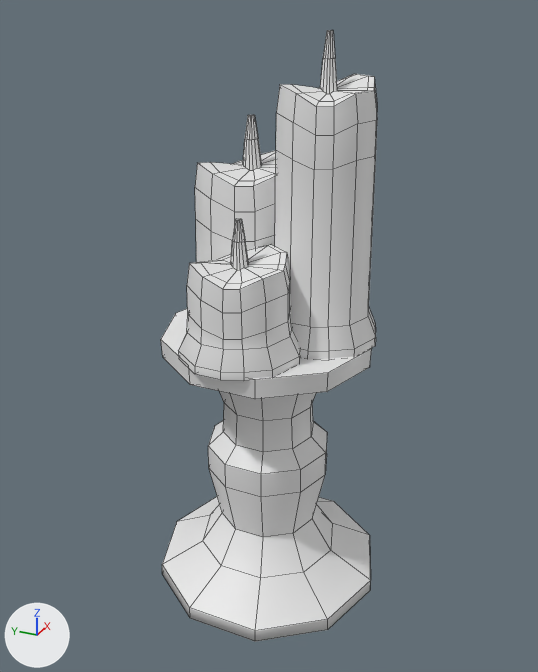
A saved change to the FBX model Assets/Art/Meshes/CandleHolder.fbx.
Camera for both pictures: a 50 mm camera at (-1.476, -0.671, 1.031) aimed at (0.0, -0.007, 0.293). Lighting does not change. The marker at lower left points along +X, +Y and +Z. Mesh edges are drawn as thin lines. Materials are left out; every surface is plain grey. Where no turn or scale is listed for an object, it has been applied to the vertices.

Objects in the first picture: 'CandleHolder'.
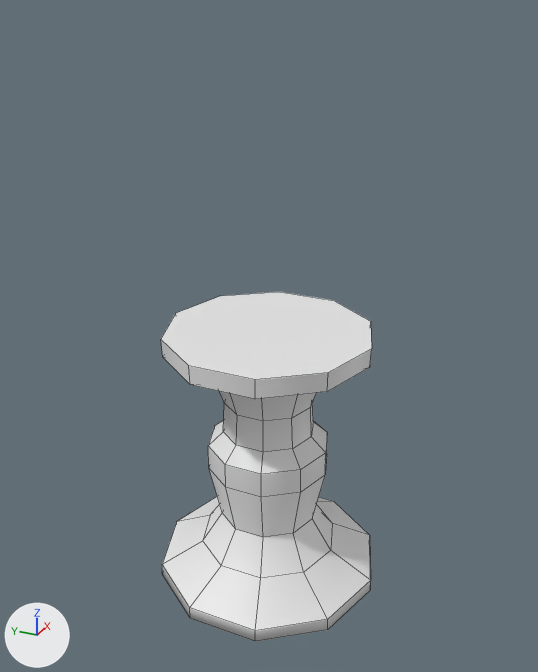
The change, as a diff of the scene's bpy script:
```diff
--- a/Assets/Art/Meshes/CandleHolder.fbx.py
+++ b/Assets/Art/Meshes/CandleHolder.fbx.py
@@ me_cylinder_013 @@
 me_cylinder_013.from_pydata(...)  # 509 vertices, 495 faces; spans x -0.277..0.277, y -0.297..0.285, z -0.382..0.968
 # used by ob_candleholder; location = (0.0, 0.0, 0.0)
+# me_cylinder_013 part 1: the loose piece of 133 vertices spanning x -0.101..0.151, y -0.261..0.004, z 0.305..0.968 is deleted
+# me_cylinder_013 part 2: the loose piece of 133 vertices spanning x -0.085..0.225, y -0.096..0.23, z 0.305..0.789 is deleted
+# me_cylinder_013 part 3: the loose piece of 133 vertices spanning x -0.266..0.0, y -0.138..0.141, z 0.306..0.611 is deleted
```

Location of each change, (x1, y1, x2, y2) in pixels of the pictures (538 x 672 px):
'CandleHolder', reshaped (43% shorter)
    before: (161, 30, 377, 642)
    after: (161, 292, 372, 642)
part 1 of me_cylinder_013, deleted
    before: (275, 30, 377, 359)
part 2 of me_cylinder_013, deleted
    before: (195, 115, 276, 262)
part 3 of me_cylinder_013, deleted
    before: (178, 219, 300, 381)
